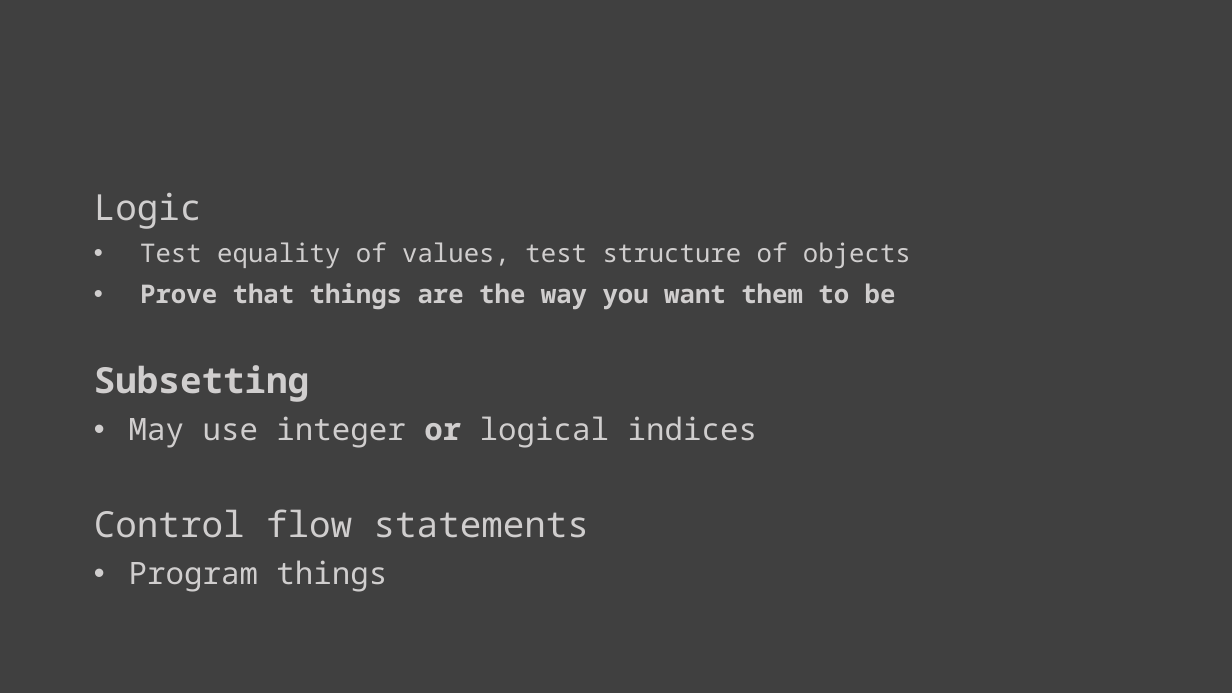
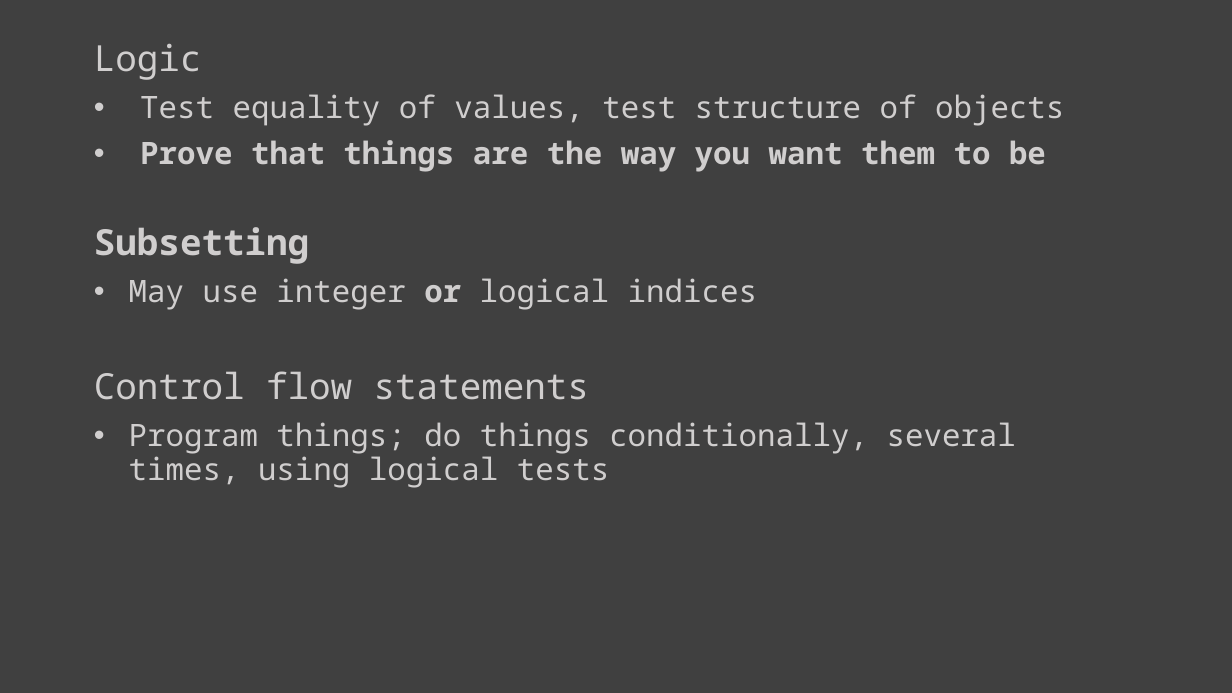
Before and after one commit to awong234/Rintro, a slide deck: slide 2 of R_Day2.pptx. Drawn at 1232x693 pixels with LibreOffice and Linux fonts; fonts in the diff are those of the drawing. Boxes give left, top, right and bottom in pixels: in the first picture for what was removed or moved away, otherwise in the second. Text is boxed around its words. In the diff, an @@ line names an element or a change of style, - is before the commit and + after.

Commit message:
update to ppt day 2

```diff
--- a/R_Day2.pptx
+++ b/R_Day2.pptx
@@ text "Logic": place and size @@
-text "Logic" at <box>94,193,911,592</box>
+text "Logic" at <box>94,44,1064,488</box>
@@ text at <box>140,94,1064,172</box>: size 20 to 24 pt in "Test equality of values, test structure of ...", "Prove that things are the way you ..." @@
@@ text at <box>129,422,1016,488</box>: text changed @@
-• Program things
+• Program things; do things conditionally, several times, using logical tests
```
Also in this commit, not shown: 1 other slide changed, 4 slides added.
